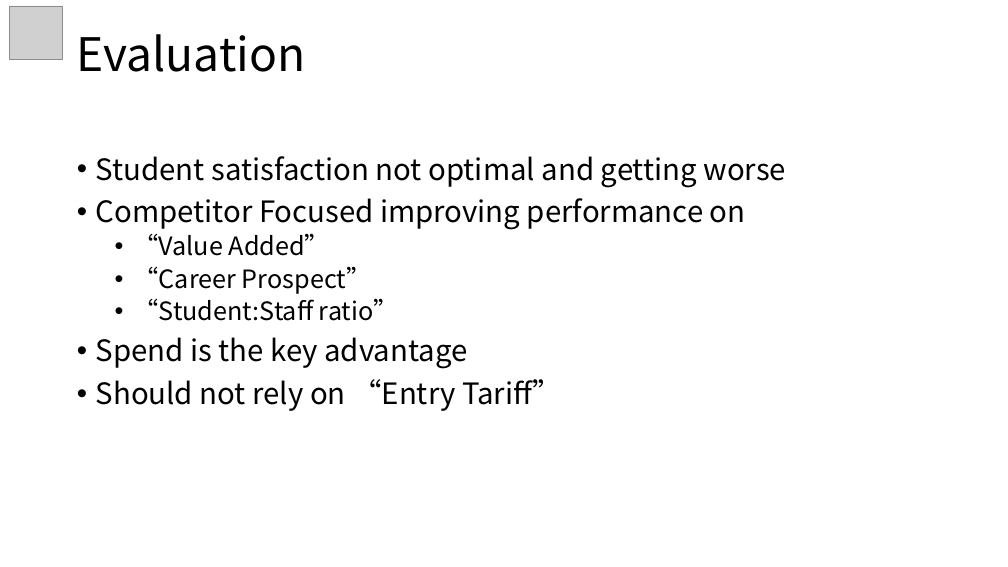
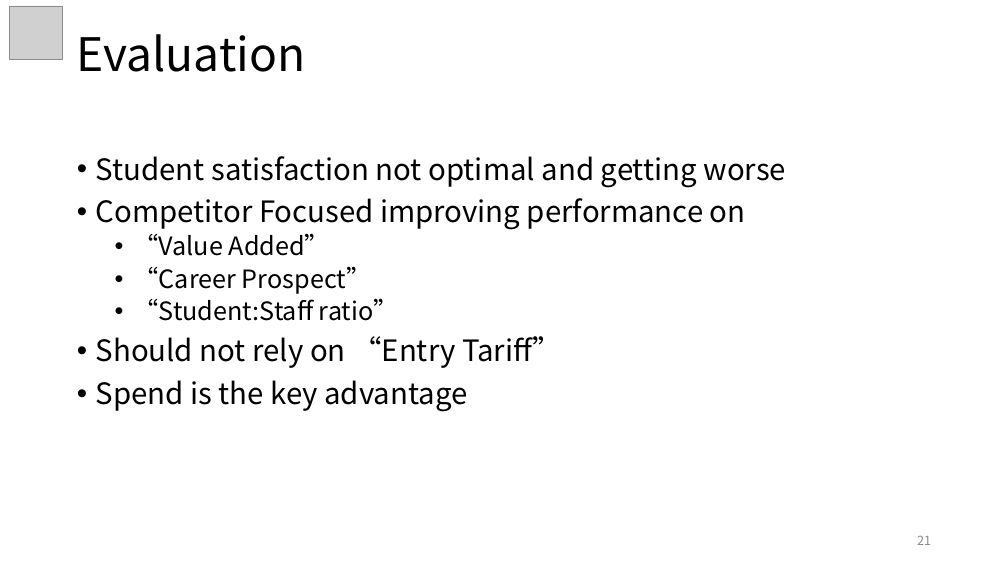
Before and after one commit to ziqing97/BilligenceCaseStudyUkUni, a slide deck: slide 21 of vortrag/Vortrag.pptx (slide 22 before the commit). Drawn at 1008x567 pixels with LibreOffice and Linux fonts; fonts in the diff are those of the drawing; grey boxes stand for pictures. Boxes give left, top, right and bottom in pixels: in the first picture for what was removed or moved away, otherwise in the second. Text is boxed around its words. In the diff, an @@ line names an element or a change of style, - is before the commit and + after.

```diff
--- a/vortrag/Vortrag.pptx
+++ b/vortrag/Vortrag.pptx
@@ text at (x1=96, y1=336, x2=562, y2=368): paragraph added @@
+• Should not rely on “Entry Tariff”
@@ text at (x1=96, y1=379, x2=562, y2=411): paragraph removed @@
-• Should not rely on “Entry Tariff”
@@ page number added at (x1=917, y1=536, x2=931, y2=545), 12 pt, text #8C8C8C @@
+21
```
Also in this commit, not shown: 21 other slides changed, 1 slide removed, 1 other file.
